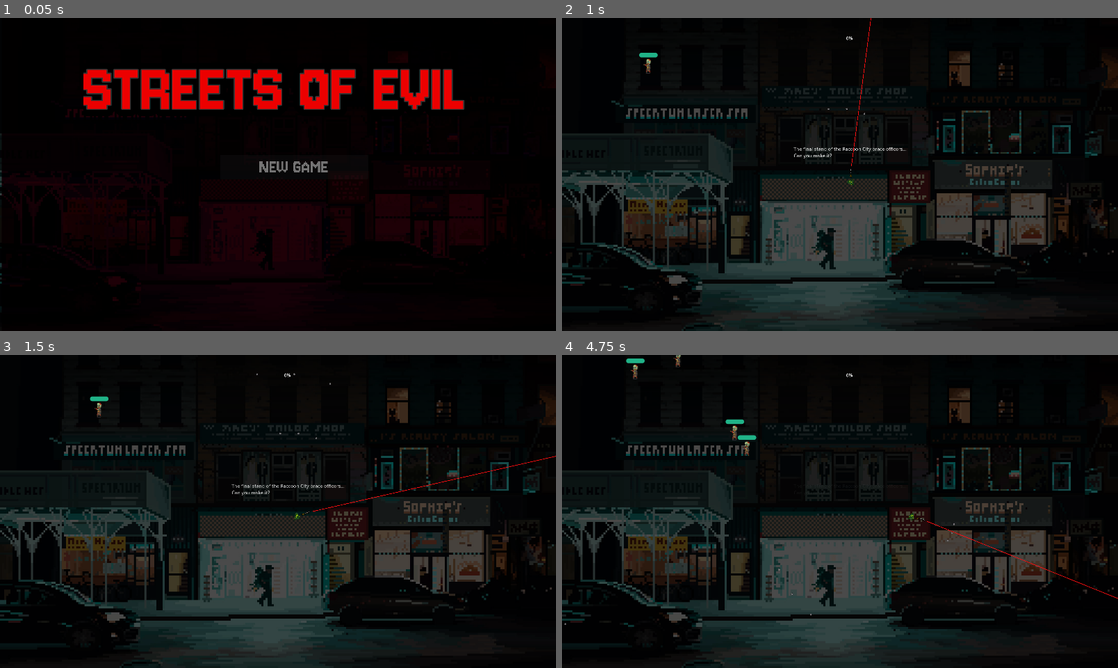
Above: before the commit, frames 1-4 (two rows, left to right).
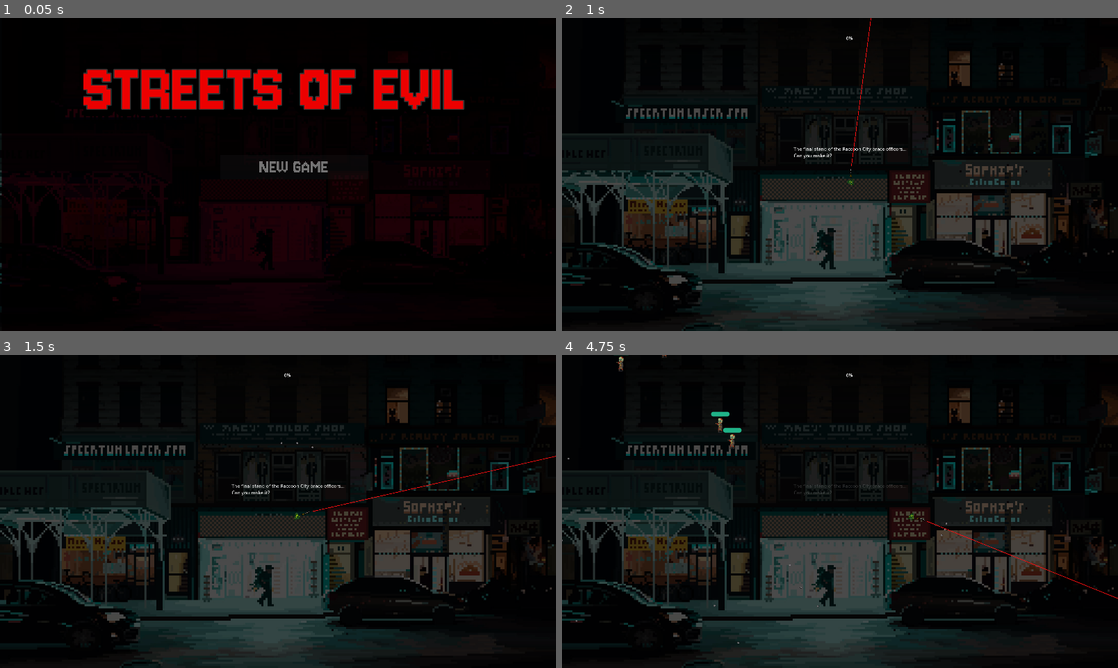
Above: after the commit, the same moments.

Repository: blacksagres/streets-of-evil
Game: Godot game, scene res://world.tscn
The game is run twice, just before and just after one commit, with the same random seed, the same clock (stepped at 60 frames per second) and the same inputs.
Inputs (mouse positions are in pixels of both pictures, inside the frame that each line leads up to):
- Up to frame 1 (0.05 s): no input
- Up to frame 2 (1 s): click "NEW GAME" at 0.5 s
- Up to frame 3 (1.5 s): tap Enter (ui_accept) at 1.25 s; move the mouse to (400, 495) at 1.27 s; hold Right (move_right) from 1.28 s (still down); tap Space (shoot) at 1.35 s
- Up to frame 4 (4.75 s): tap Enter (ui_accept) at 1.52, 2.27, 3.77, 4.52 s; move the mouse to (728, 527) at 2.02 s; tap Space (shoot) every 0.75 s from 2.1 to 4.35 s; move the mouse to (895, 442) at 2.77 s; release Right (move_right) at 2.78 s; hold Left (move_left) 2.78-3.53 s; move the mouse to (812, 574) at 3.52 s; hold Right (move_right) from 3.53 s (still down); move the mouse to (1006, 558) at 4.27 s

Frame 1 is identical in both runs. In frame 2, 0.1% of the frame differs, in the area x 13-62%, y 11-53%; in frame 3, 0.1%; in frame 4, 0.6%, in the area x 0-71%, y 0-93%.

Commit message:
setup signal correctly for game state changing

Diff:
--- a/system/game_controller.gd
+++ b/system/game_controller.gd
@@ -13,9 +13,12 @@
 
 func pause() -> void:
 	state = GameState.PAUSED
+	game_state_changed.emit(state)
 
 func resume() -> void:
 	state = GameState.PLAYING
+	game_state_changed.emit(state)
 
 func start() -> void:
 	state = GameState.PLAYING
+	game_state_changed.emit(state)
--- a/world.gd
+++ b/world.gd
@@ -20,6 +20,8 @@
 
 # Called when the node enters the scene tree for the first time.
 func _ready() -> void:
+	# WORLD IS PAUSED BY DEFAULT!
+	get_tree().paused = true
 
 	zombie_timer.timeout.connect(on_mob_timeout_spawn)
 	player.status.gained_experience.connect(on_player_experience_gained)
@@ -53,10 +55,11 @@
 
 
 func _on_game_state_changed(new_state: GameController.GameState) -> void:
-		get_tree().paused = [
-		GameController.GameState.PAUSED,
-		GameController.GameState.START_MENU
-	].has(GameController.state)
+	print('STATE CHANGED ', - new_state)
+	get_tree().paused = [
+	GameController.GameState.PAUSED,
+	GameController.GameState.START_MENU
+	].has(new_state)
 
 
 func on_mob_timeout_spawn():
